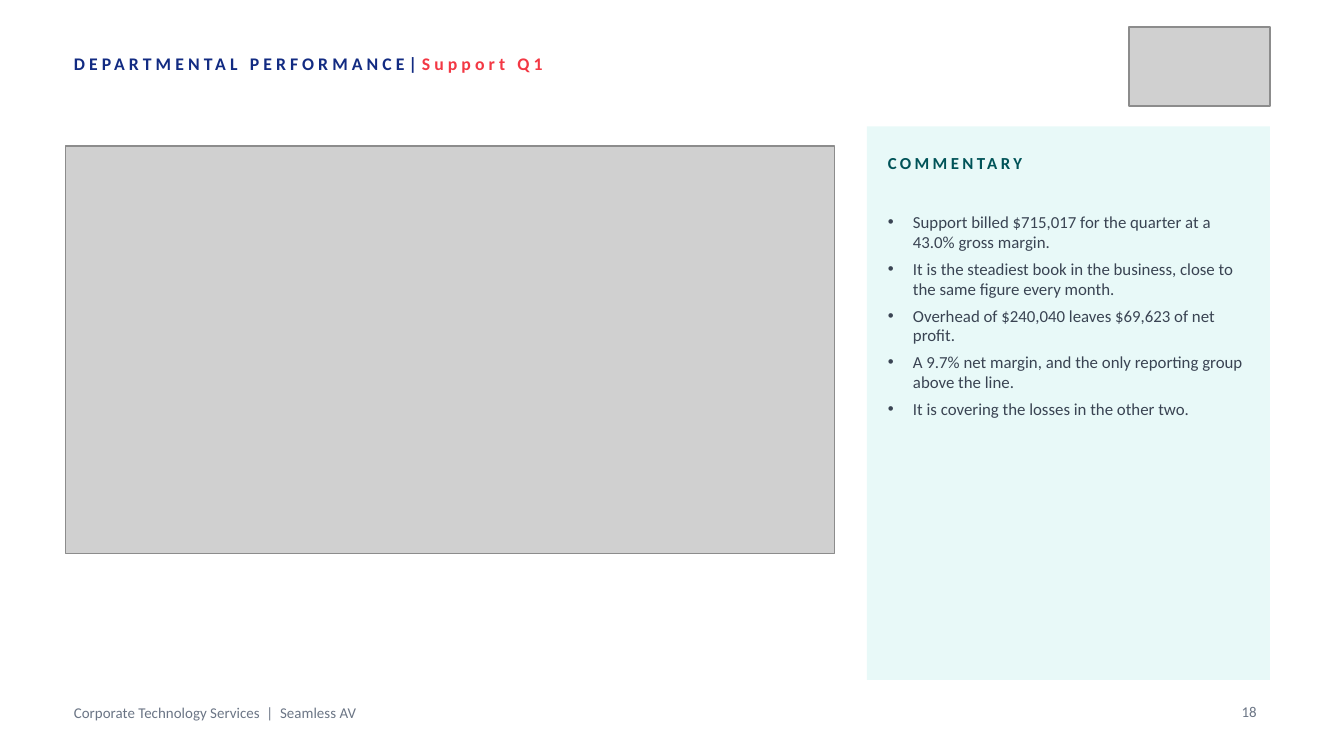
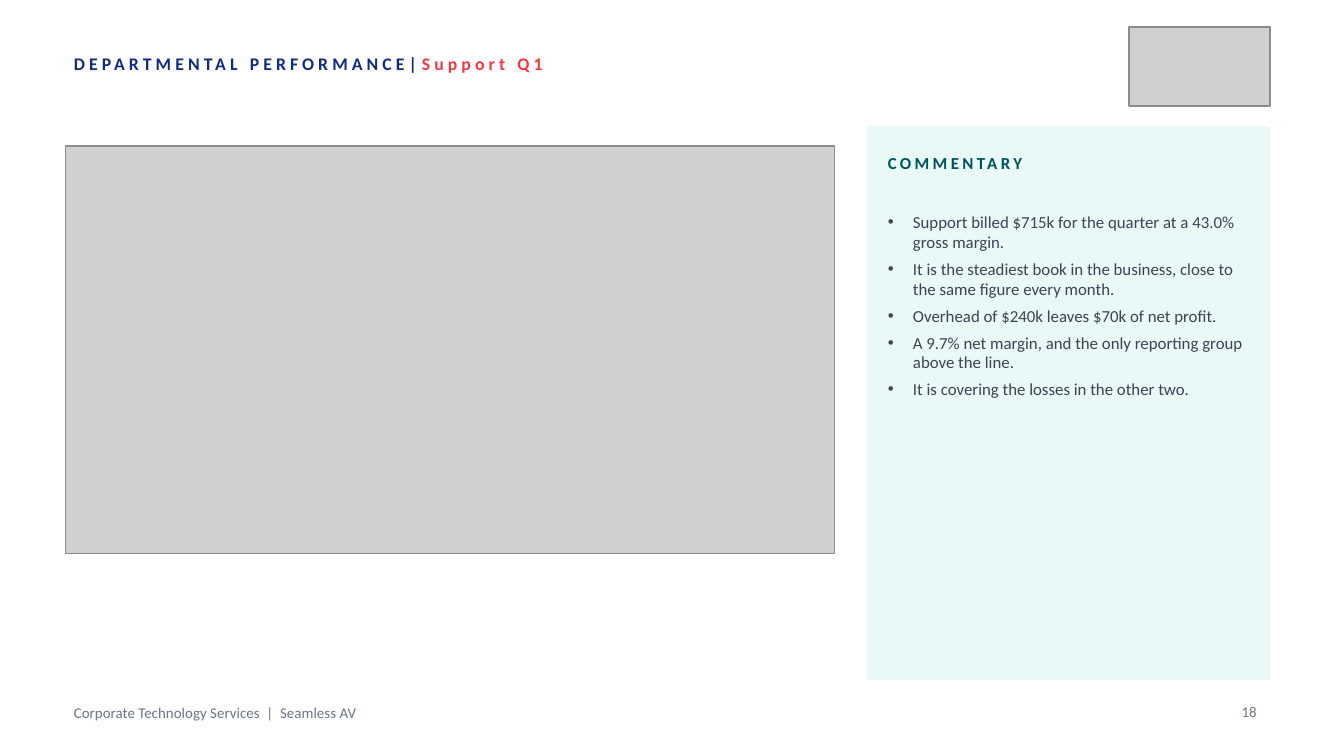
Before and after one commit to WesleyNelson-O33/Claude, a slide deck: slide 18 of deck/CTS Quarterly Business Review - Q1 FY2027.pptx. Drawn at 1344x756 pixels with LibreOffice and Linux fonts; fonts in the diff are those of the drawing; grey boxes stand for pictures. Boxes give left, top, right and bottom in pixels: in the first picture for what was removed or moved away, otherwise in the second. Text is boxed around its words. In the diff, an @@ line names an element or a change of style, - is before the commit and + after.

```diff
--- a/deck/CTS Quarterly Business Review - Q1 FY2027.pptx
+++ b/deck/CTS Quarterly Business Review - Q1 FY2027.pptx
@@ text at bbox=[913, 216, 1234, 251]: text changed @@
-• Support billed $715,017 for the quarter at a 43.0% gross margin.
+• Support billed $715k for the quarter at a 43.0% gross margin.
@@ text at bbox=[913, 310, 1216, 325]: text changed @@
-• Overhead of $240,040 leaves $69,623 of net profit.
+• Overhead of $240k leaves $70k of net profit.
```
Also in this commit, not shown: 11 other slides changed, 4 other files.
